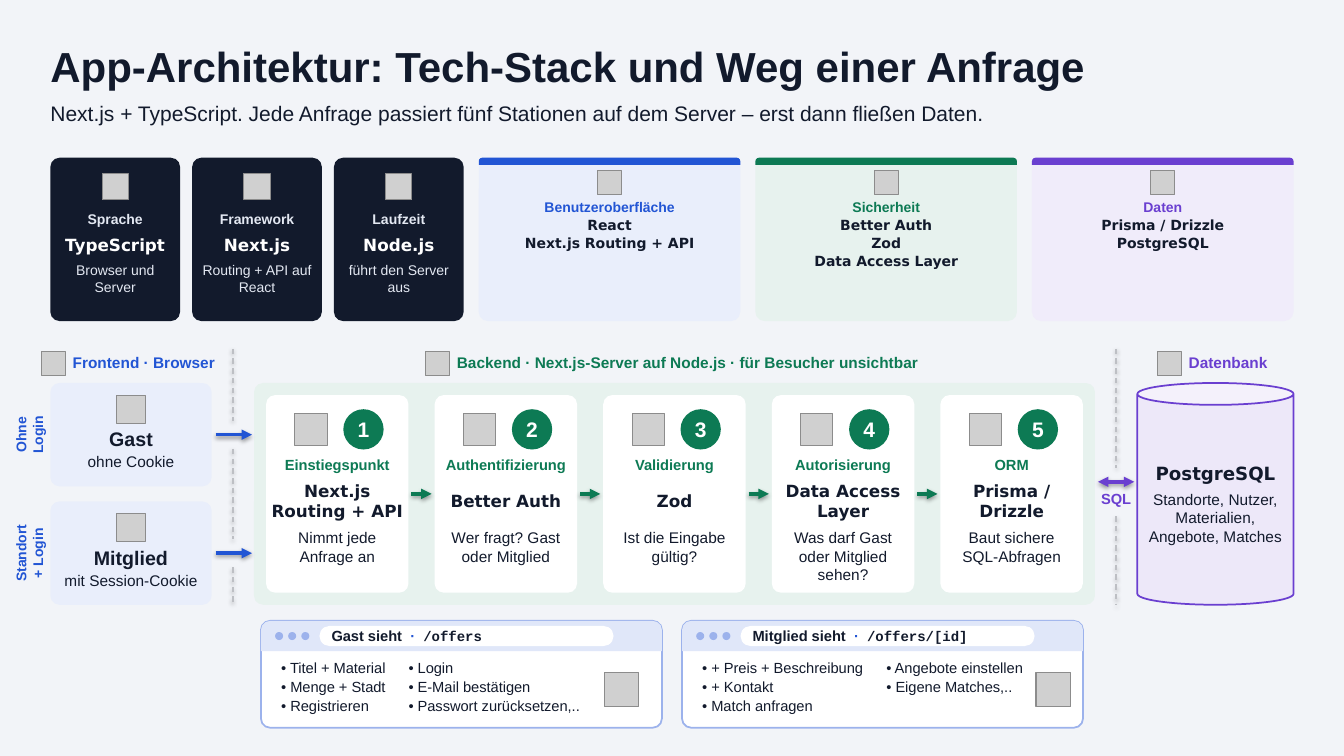
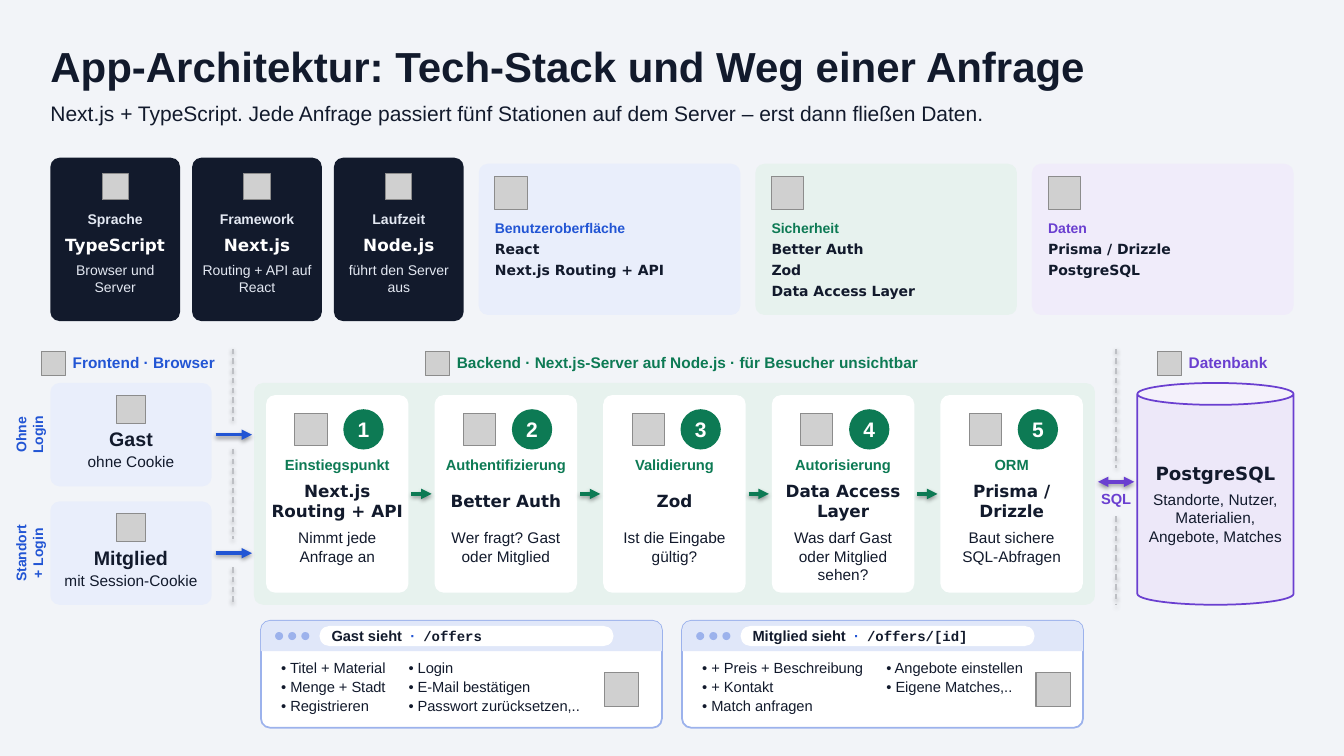
Before and after one commit to lu4k87/__project_applied_research, a slide deck: slide 1 of Praesentation/folien/App-Architektur.pptx. Drawn at 1344x756 pixels with LibreOffice and Linux fonts; fonts in the diff are those of the drawing; grey boxes stand for pictures; background and template pictures are left out. Boxes give left, top, right and bottom in pixels: in the first picture for what was removed or moved away, otherwise in the second. Text is boxed around its words. In the diff, an @@ line names an element or a change of style, - is before the commit and + after.

```diff
--- a/Praesentation/folien/App-Architektur.pptx
+++ b/Praesentation/folien/App-Architektur.pptx
@@ rounded rectangle: place and size @@
-rounded rectangle at <box>479,157,740,321</box>
+rounded rectangle at <box>479,163,740,315</box>
@@ round same rect removed at <box>479,157,740,164</box> @@
@@ picture: place and size @@
-picture at <box>598,170,622,195</box>
+picture at <box>495,176,527,209</box>
@@ rounded rectangle: place and size @@
-rounded rectangle at <box>755,157,1016,321</box>
+rounded rectangle at <box>755,163,1016,315</box>
@@ round same rect removed at <box>755,157,1016,164</box> @@
@@ picture: place and size @@
-picture at <box>874,170,898,195</box>
+picture at <box>771,176,804,209</box>
@@ proportions changed in 3 elements at <box>479,163,740,315</box>, <box>755,163,1016,315</box>, <box>1032,163,1294,315</box> @@
@@ rounded rectangle: place and size @@
-rounded rectangle at <box>1032,157,1294,321</box>
+rounded rectangle at <box>1032,163,1294,315</box>
@@ round same rect removed at <box>1032,157,1294,164</box> @@
@@ picture: place and size @@
-picture at <box>1151,170,1176,195</box>
+picture at <box>1049,176,1081,209</box>
@@ text "Benutzeroberfläche": place and size @@
-text "Benutzeroberfläche" at <box>525,202,694,251</box>
+text "Benutzeroberfläche" at <box>495,223,664,278</box>
@@ text "Sicherheit": place and size @@
-text "Sicherheit" at <box>814,202,958,269</box>
+text "Sicherheit" at <box>772,223,915,299</box>
@@ alignment centre to left; more space between paragraphs in 3 elements at <box>495,223,664,278</box>, <box>772,223,915,299</box>, <box>1048,223,1171,278</box> @@
@@ text "Daten": place and size @@
-text "Daten" at <box>1101,202,1224,251</box>
+text "Daten" at <box>1048,223,1171,278</box>
```
Also in this commit, not shown: 4 other files.
